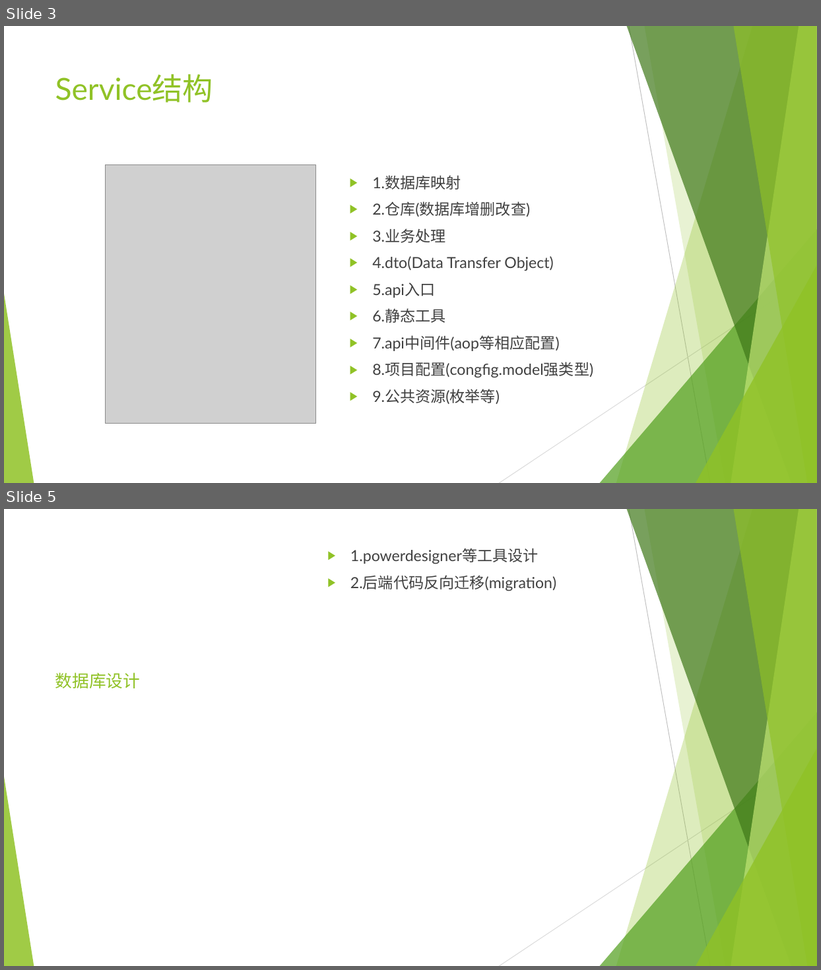
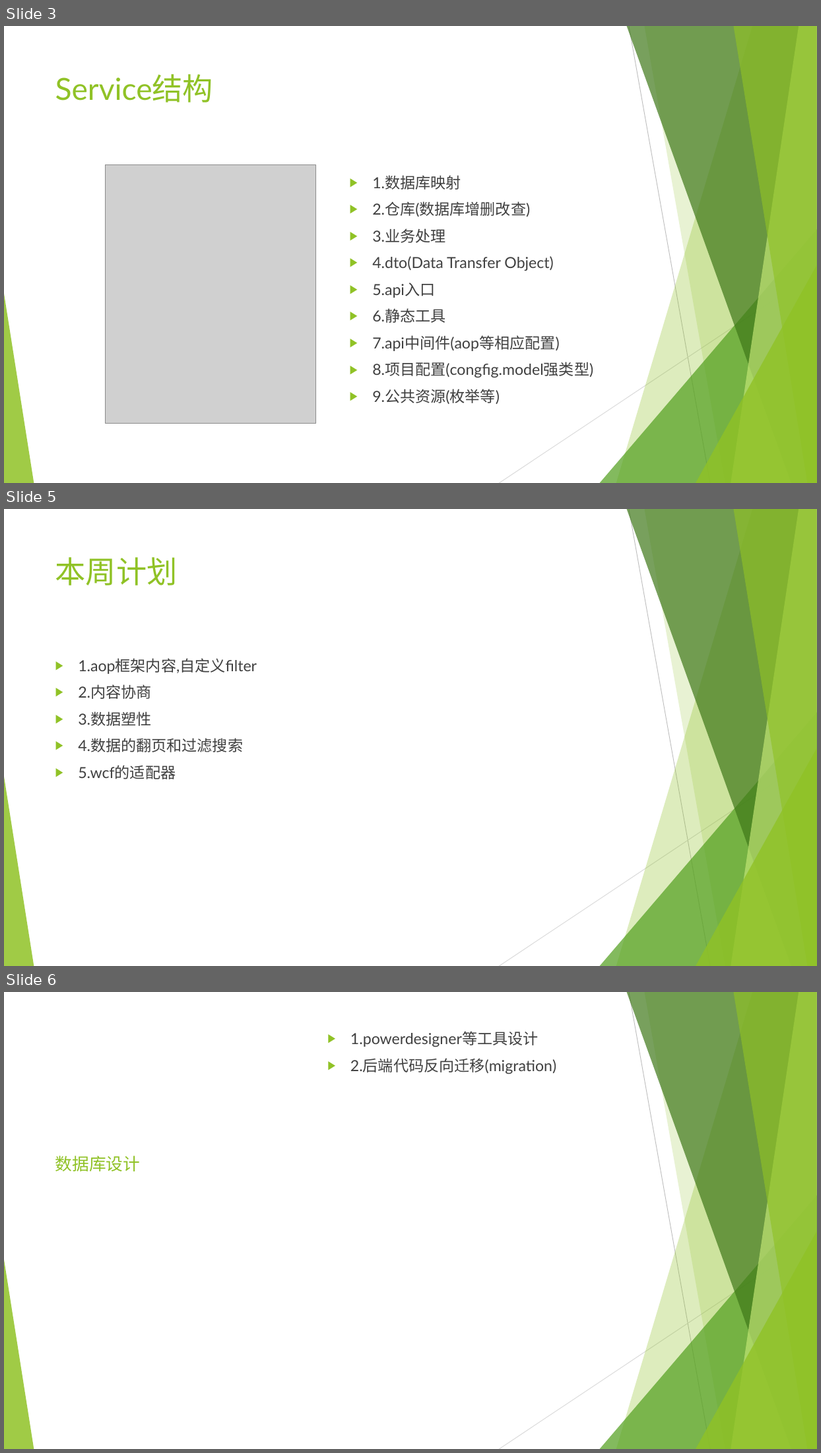
Before and after one commit to sun198986/Station, a slide deck: 后端设计.pptx. Shown one above the other, each under a label of ours: slides 3 and 5 before the commit, slides 3, 5 and 6 after it; the slides between them are not shown. The pictures are 821x970 and 821x1453 pixels, drawn with LibreOffice and Linux fonts; fonts in the diff are those of the drawing; grey boxes stand for pictures. Boxes give left, top, right and bottom in pixels: in the first picture for what was removed or moved away, otherwise in the second. Text is boxed around its words. In the diff, an @@ line names an element or a change of style, - is before the commit and + after.

```diff
--- a/后端设计.pptx
+++ b/后端设计.pptx
@@ slide 5 added at [4,509,817,966], background #FFFFFF; not listed: 10 template elements that a slide beside it also shows @@
@@ title added at [55,557,178,586], 36 pt, text #90C226 @@
+本周计划
@@ text added at [78,658,257,780], 18 pt, text #404040 @@
+▶ 1.aop框架内容,自定义filter
+▶ 2.内容协商
+▶ 3.数据塑性
+▶ 4.数据的翻页和过滤搜索
+▶ 5.wcf的适配器
@@ what was slide 5 is now slide 6 @@
```
Also in this commit, not shown: 1 slide changed.
